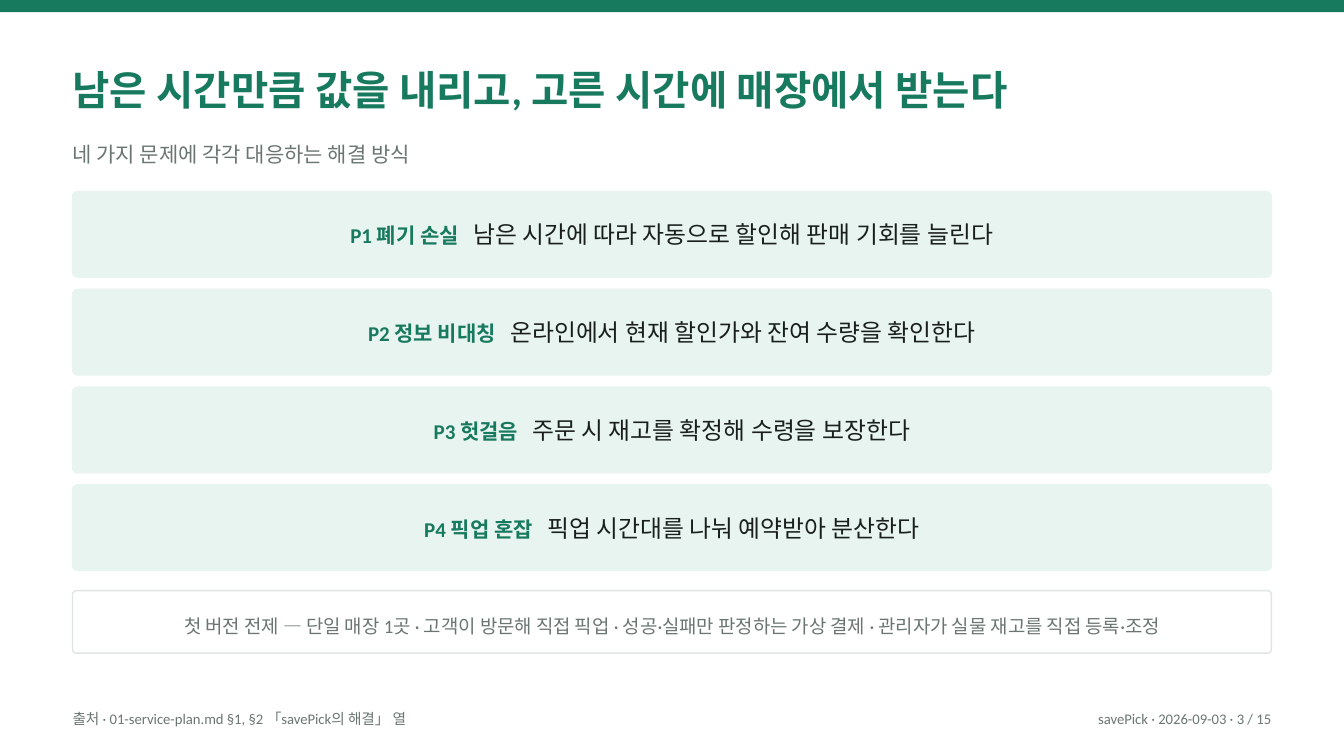
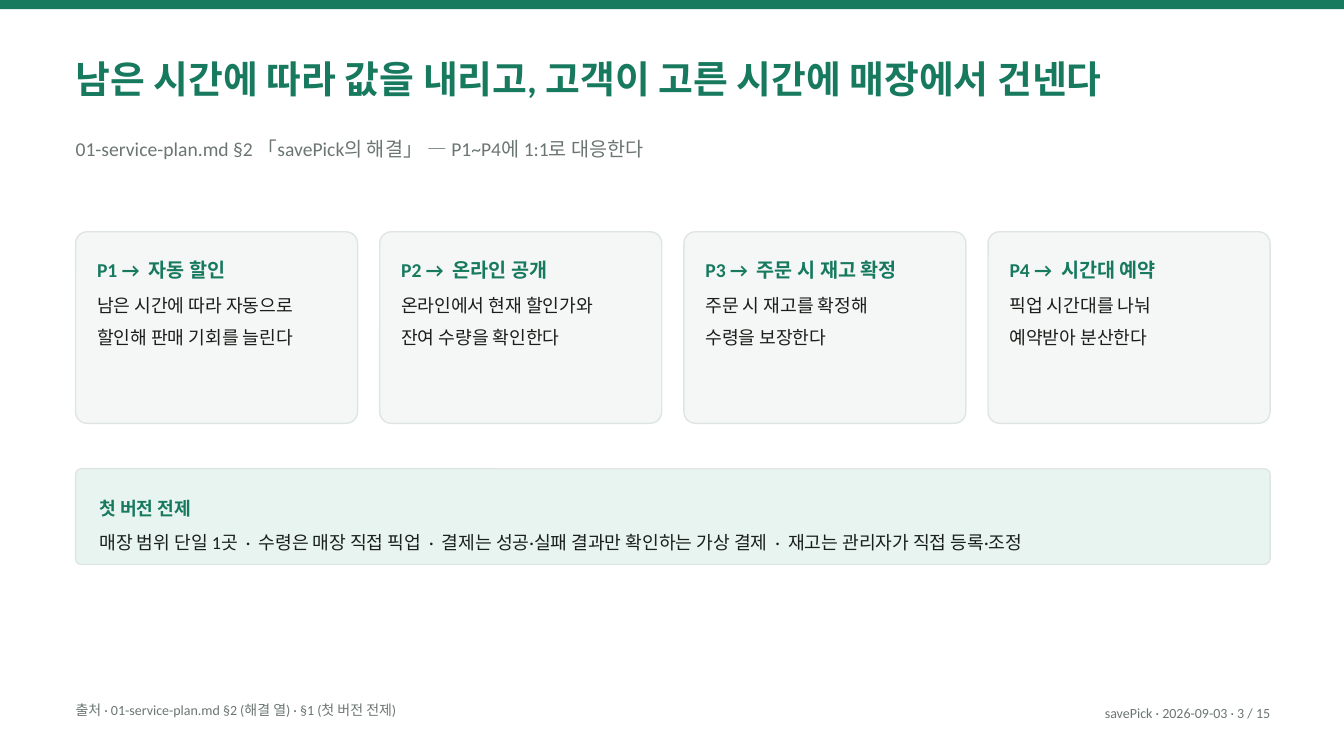
Before and after one commit to eom-tae-in/product-engineering-lab, a slide deck: slide 3 of projects/save-pick/deliverables/save-pick-overview.pptx. Drawn at 1344x756 pixels with LibreOffice and Linux fonts; fonts in the diff are those of the drawing. Boxes give left, top, right and bottom in pixels: in the first picture for what was removed or moved away, otherwise in the second. Text is boxed around its words. In the diff, an @@ line names an element or a change of style, - is before the commit and + after.

```diff
--- a/projects/save-pick/deliverables/save-pick-overview.pptx
+++ b/projects/save-pick/deliverables/save-pick-overview.pptx
@@ text at [76, 61, 1101, 98]: text changed; size 29 to 27 pt @@
-남은 시간만큼 값을 내리고, 고른 시간에 매장에서 받는다
+남은 시간에 따라 값을 내리고, 고객이 고른 시간에 매장에서 건넨다
@@ text at [76, 139, 643, 159]: text changed; size 15 to 14 pt @@
-네 가지 문제에 각각 대응하는 해결 방식
+01-service-plan.md §2 「savePick의 해결」 — P1~P4에 1:1로 대응한다
@@ rounded rectangle "P1 → 자동 할인": place and size @@
-rounded rectangle "P1 → 자동 할인" at [73, 192, 1271, 277]
+rounded rectangle "P1 → 자동 할인" at [76, 232, 358, 423]
@@ rounded rectangle "P2 → 온라인 공개": place and size @@
-rounded rectangle "P2 → 온라인 공개" at [73, 289, 1271, 375]
+rounded rectangle "P2 → 온라인 공개" at [380, 232, 662, 423]
@@ rounded rectangle "P3 → 주문 시 재고 ...": place and size @@
-rounded rectangle "P3 → 주문 시 재고 ..." at [73, 387, 1271, 473]
+rounded rectangle "P3 → 주문 시 재고 ..." at [685, 232, 967, 423]
@@ vertical alignment middle to top; fill #E7F4EF to #F4F7F5; outline #E7F4EF 1 pt to #DFE6E2 1 pt in 4 elements at [76, 232, 358, 423], [380, 232, 662, 423], [685, 232, 967, 423], [988, 232, 1270, 423] @@
@@ rounded rectangle "P4 → 시간대 예약": place and size @@
-rounded rectangle "P4 → 시간대 예약" at [73, 485, 1271, 571]
+rounded rectangle "P4 → 시간대 예약" at [988, 232, 1270, 423]
@@ text in rounded rectangle at [97, 260, 293, 346]: text changed; size 17 to 13 pt @@
-P1 폐기 손실 남은 시간에 따라 자동으로 할인해 판매 기회를 늘린다
+P1 → 자동 할인
+남은 시간에 따라 자동으로
+할인해 판매 기회를 늘린다
@@ text in rounded rectangle at [401, 260, 593, 346]: text changed; size 17 to 13 pt @@
-P2 정보 비대칭 온라인에서 현재 할인가와 잔여 수량을 확인한다
+P2 → 온라인 공개
+온라인에서 현재 할인가와
+잔여 수량을 확인한다
@@ text in rounded rectangle at [705, 260, 897, 346]: text changed; size 17 to 13 pt @@
-P3 헛걸음 주문 시 재고를 확정해 수령을 보장한다
+P3 → 주문 시 재고 확정
+주문 시 재고를 확정해
+수령을 보장한다
@@ text in rounded rectangle at [1010, 260, 1156, 346]: text changed; size 17 to 13 pt @@
-P4 픽업 혼잡 픽업 시간대를 나눠 예약받아 분산한다
+P4 → 시간대 예약
+픽업 시간대를 나눠
+예약받아 분산한다
@@ rounded rectangle "첫 버전 전제": place and size @@
-rounded rectangle "첫 버전 전제" at [73, 591, 1271, 653]
+rounded rectangle "첫 버전 전제" at [76, 469, 1270, 565]
@@ rounded rectangle "첫 버전 전제" at [76, 469, 1270, 565]: fill #FFFFFF to #E7F4EF @@
@@ text in rounded rectangle at [99, 499, 1022, 551]: text changed; size 13.5 to 13 pt; text colour #6B7671 to #1A1F1C @@
-첫 버전 전제 — 단일 매장 1곳 · 고객이 방문해 직접 픽업 · 성공·실패만 판정하는 가상 결제 · 관리자가 실물 재고를 직접 등록·조정
+첫 버전 전제
+매장 범위 단일 1곳 · 수령은 매장 직접 픽업 · 결제는 성공·실패 결과만 확인하는 가상 결제 · 재고는 관리자가 직접 등록·조정
@@ text at [76, 703, 396, 717]: text changed; size 10.5 to 10 pt @@
-출처 · 01-service-plan.md §1, §2 「savePick의 해결」 열
+출처 · 01-service-plan.md §2 (해결 열) · §1 (첫 버전 전제)
@@ text "savePick · 2026-09-03 · 3 ...": place and size @@
-text "savePick · 2026-09-03 · 3 ..." at [1098, 714, 1271, 724]
+text "savePick · 2026-09-03 · 3 ..." at [1105, 708, 1270, 718]
@@ text "savePick · 2026-09-03 · 3 ..." at [1105, 708, 1270, 718]: size 10.5 to 10 pt; more space between paragraphs @@
```
Also in this commit, not shown: 14 other slides changed, 2 other files.
